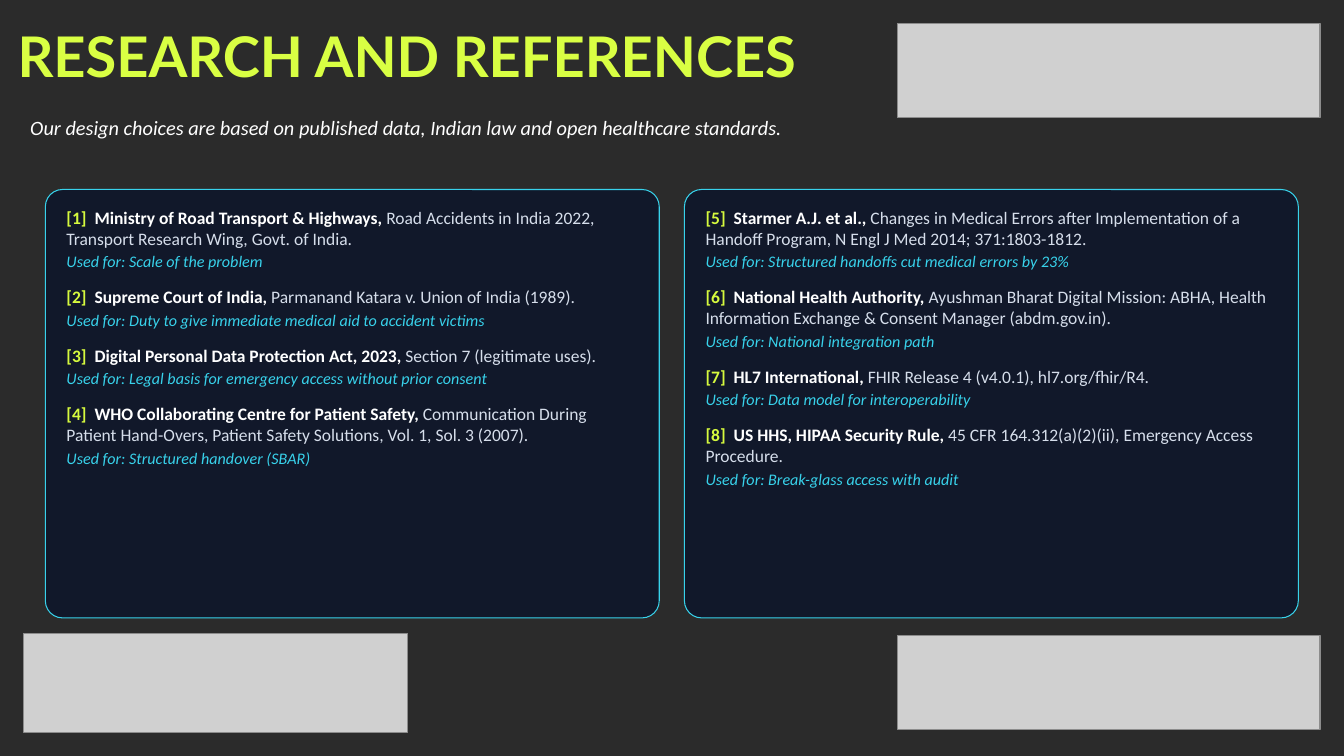
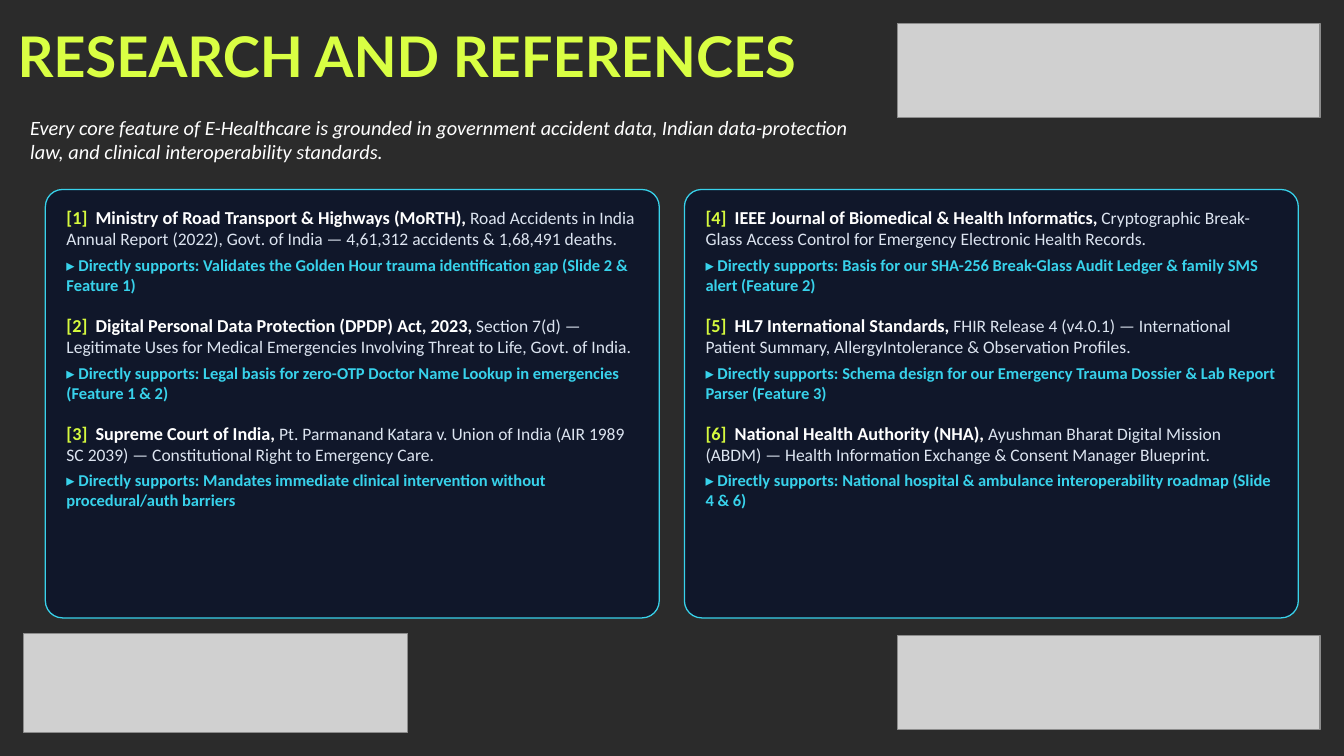
Before and after one commit to yogeshwaran2344/e-healthcare, a slide deck: slide 7 of Khacks_4.0_Proxy_Submission.pptx. Drawn at 1344x756 pixels with LibreOffice and Linux fonts; fonts in the diff are those of the drawing; grey boxes stand for pictures; background and template pictures are left out; a plain dark background stands for a picture behind light text. Boxes give left, top, right and bottom in pixels: in the first picture for what was removed or moved away, otherwise in the second. Text is boxed around its words. In the diff, an @@ line names an element or a change of style, - is before the commit and + after.

Commit message:
feat(hackathon): focus slides 3-7 on the 3 flagship features for K! Hacks 4.0

```diff
--- a/Khacks_4.0_Proxy_Submission.pptx
+++ b/Khacks_4.0_Proxy_Submission.pptx
@@ text at (30, 121, 847, 163): text changed @@
-Our design choices are based on published data, Indian law and open healthcare standards.
+Every core feature of E-Healthcare is grounded in government accident data, Indian data-protection law, and clinical interoperability standards.
@@ rounded rectangle "[1] Ministry of Road Transport ..." at (45, 190, 659, 618): fill #0C142A at 82% opacity to #0C142A at 84% opacity; outline #38D2EB 0.75 pt to #38D2EB 0.9 pt @@
@@ rounded rectangle "[4] IEEE Journal of Biomedical ..." at (685, 190, 1299, 618): fill #0C142A at 82% opacity to #0C142A at 84% opacity; outline #38D2EB 0.75 pt to #38D2EB 0.9 pt @@
@@ text in rounded rectangle at (66, 210, 634, 509): text changed; text colour #D6DEEB to #DCE4F0; bold on @@
-[1] Ministry of Road Transport & Highways, Road Accidents in India 2022, Transport Research Wing, Govt. of India.
-Used for: Scale of the problem
-[2] Supreme Court of India, Parmanand Katara v. Union of India (1989).
-Used for: Duty to give immediate medical aid to accident victims
-[3] Digital Personal Data Protection Act, 2023, Section 7 (legitimate uses).
-Used for: Legal basis for emergency access without prior consent
-[4] WHO Collaborating Centre for Patient Safety, Communication During Patient Hand-Overs, Patient Safety Solutions, Vol. 1, Sol. 3 (2007).
-Used for: Structured handover (SBAR)
+[1] Ministry of Road Transport & Highways (MoRTH), Road Accidents in India Annual Report (2022), Govt. of India — 4,61,312 accidents & 1,68,491 deaths.
+▸ Directly supports: Validates the Golden Hour trauma identification gap (Slide 2 & Feature 1)
+[2] Digital Personal Data Protection (DPDP) Act, 2023, Section 7(d) — Legitimate Uses for Medical Emergencies Involving Threat to Life, Govt. of India.
+▸ Directly supports: Legal basis for zero-OTP Doctor Name Lookup in emergencies (Feature 1 & 2)
+[3] Supreme Court of India, Pt. Parmanand Katara v. Union of India (AIR 1989 SC 2039) — Constitutional Right to Emergency Care.
+▸ Directly supports: Mandates immediate clinical intervention without procedural/auth barriers
@@ text in rounded rectangle at (706, 210, 1274, 509): text changed; text colour #D6DEEB to #DCE4F0; bold on @@
-[5] Starmer A.J. et al., Changes in Medical Errors after Implementation of a Handoff Program, N Engl J Med 2014; 371:1803-1812.
-Used for: Structured handoffs cut medical errors by 23%
-[6] National Health Authority, Ayushman Bharat Digital Mission: ABHA, Health Information Exchange & Consent Manager (abdm.gov.in).
-Used for: National integration path
-[7] HL7 International, FHIR Release 4 (v4.0.1), hl7.org/fhir/R4.
-Used for: Data model for interoperability
-[8] US HHS, HIPAA Security Rule, 45 CFR 164.312(a)(2)(ii), Emergency Access Procedure.
-Used for: Break-glass access with audit
+[4] IEEE Journal of Biomedical & Health Informatics, Cryptographic Break-Glass Access Control for Emergency Electronic Health Records.
+▸ Directly supports: Basis for our SHA-256 Break-Glass Audit Ledger & family SMS alert (Feature 2)
+[5] HL7 International Standards, FHIR Release 4 (v4.0.1) — International Patient Summary, AllergyIntolerance & Observation Profiles.
+▸ Directly supports: Schema design for our Emergency Trauma Dossier & Lab Report Parser (Feature 3)
+[6] National Health Authority (NHA), Ayushman Bharat Digital Mission (ABDM) — Health Information Exchange & Consent Manager Blueprint.
+▸ Directly supports: National hospital & ambulance interoperability roadmap (Slide 4 & 6)
```
Also in this commit, not shown: 6 other slides changed, 1 other file.
